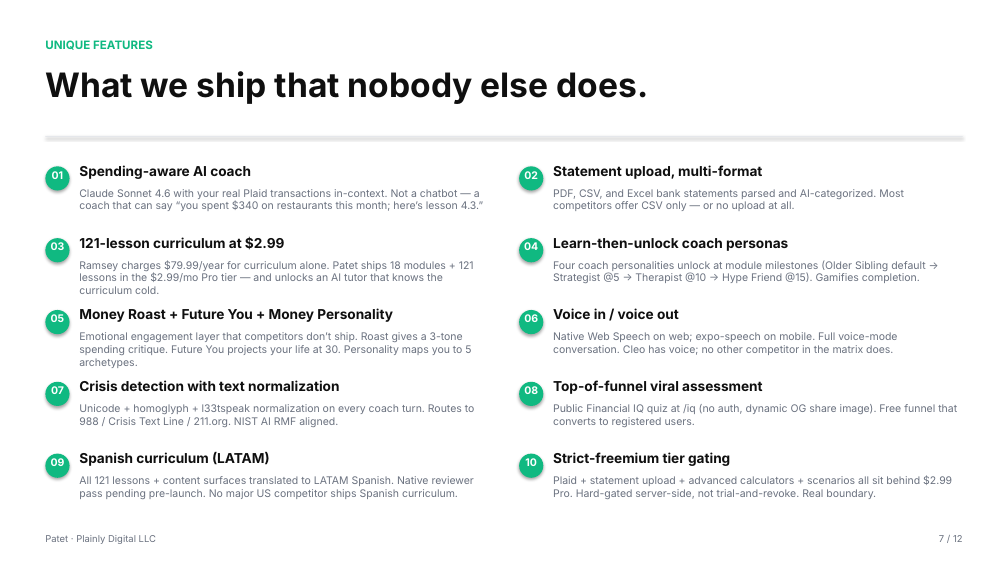
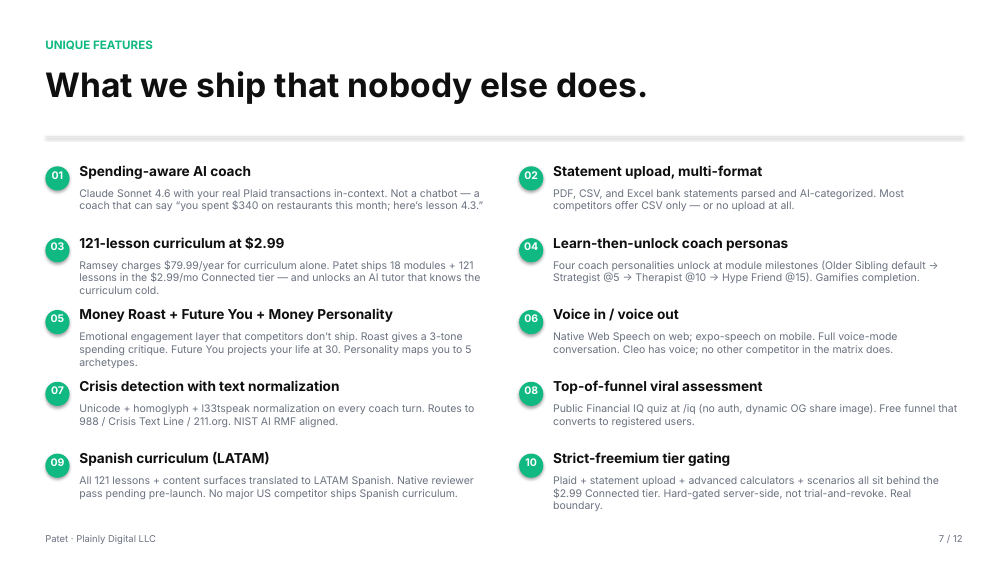
Before and after one commit to jbrock1981/PlainlyDigital, a slide deck: slide 7 of legal/PATET_PLAID_PARTNERSHIP_DECK.pptx. Drawn at 1008x567 pixels with LibreOffice and Linux fonts; fonts in the diff are those of the drawing. Boxes give left, top, right and bottom in pixels: in the first picture for what was removed or moved away, otherwise in the second. Text is boxed around its words. In the diff, an @@ line names an element or a change of style, - is before the commit and + after.

```diff
--- a/legal/PATET_PLAID_PARTNERSHIP_DECK.pptx
+++ b/legal/PATET_PLAID_PARTNERSHIP_DECK.pptx
@@ text at bbox=[79, 260, 481, 294]: text changed @@
-Ramsey charges $79.99/year for curriculum alone. Patet ships 18 modules + 121 lessons in the $2.99/mo Pro tier — and unlocks an AI tutor that knows the curriculum cold.
+Ramsey charges $79.99/year for curriculum alone. Patet ships 18 modules + 121 lessons in the $2.99/mo Connected tier — and unlocks an AI tutor that knows the curriculum cold.
@@ text at bbox=[553, 476, 939, 511]: text changed @@
-Plaid + statement upload + advanced calculators + scenarios all sit behind $2.99 Pro. Hard-gated server-side, not trial-and-revoke. Real boundary.
+Plaid + statement upload + advanced calculators + scenarios all sit behind the $2.99 Connected tier. Hard-gated server-side, not trial-and-revoke. Real boundary.
```
Also in this commit, not shown: 2 other slides changed, 3 other files.
